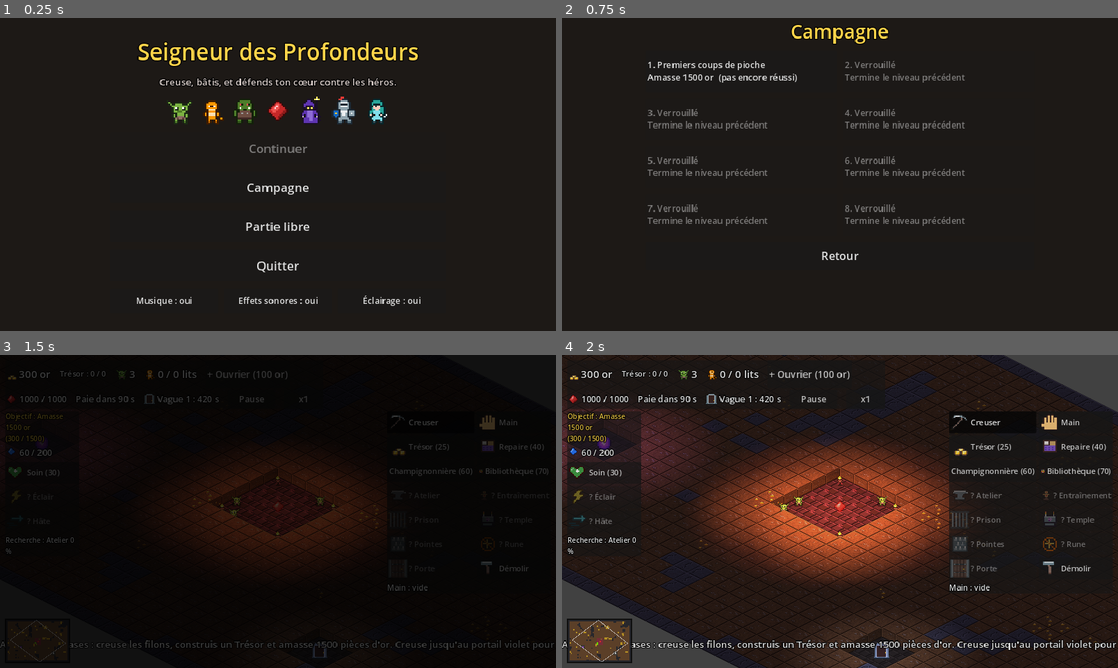
Above: before the commit, frames 1-4 (two rows, left to right).
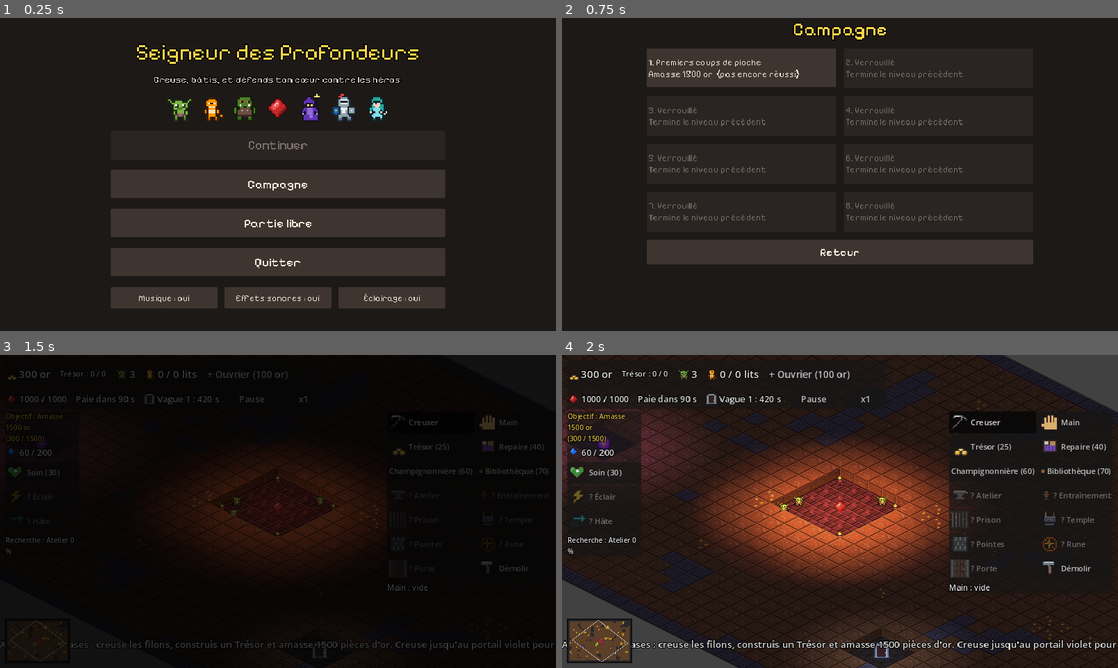
Above: after the commit, the same moments.

Repository: Malinouxi/Android
Game: Godot game, scene res://scenes/menu.tscn
Two runs of this game, one before a commit and one after it. Both use one fixed random seed, a clock stepped at 60 frames per second and the inputs below. Sound files missing from this copy of the repository are replaced by a short silence.
Inputs:
- Up to frame 1 (0.25 s): no input
- Up to frame 2 (0.75 s): click "Campagne" at 0.5 s
- Up to frame 3 (1.5 s): click "1. Premiers coups de pioche A…" at 1.25 s
- Up to frame 4 (2 s): no input

The runs differ from the first frame. In frame 1, 24% of the frame differs, in the area x 19-81%, y 7-93%; in frame 2, 12%; in frame 3, nothing differs; in frame 4, nothing differs.
Error before the commit: Parse Error: Cannot assign a new value to a constant. (res://scripts/ui.gd:26)

Commit message:
Corrige la modification d'une constante dans ui.gd
Co-Authored-By: Claude Opus 5.5 <noreply@anthropic.com>
Claude-Session: https://claude.ai/code/session_014UMgZZe9Y6JFUoHq8hPeW2

Diff:
--- a/scripts/ui.gd
+++ b/scripts/ui.gd
@@ -23,11 +23,13 @@
 
 func build_theme() -> Theme:
 	# Police nette, sans lissage : elle reste « pixel » comme les images du jeu.
-	FONT.antialiasing = TextServer.FONT_ANTIALIASING_NONE
-	FONT.subpixel_positioning = TextServer.SUBPIXEL_POSITIONING_DISABLED
+	# (On passe par une variable : Godot interdit de modifier une constante.)
+	var font: FontFile = FONT
+	font.antialiasing = TextServer.FONT_ANTIALIASING_NONE
+	font.subpixel_positioning = TextServer.SUBPIXEL_POSITIONING_DISABLED
 
 	var theme := Theme.new()
-	theme.default_font = FONT
+	theme.default_font = font
 	theme.default_font_size = 18
 
 	# Les panneaux : fond sombre, bordure de bois.
